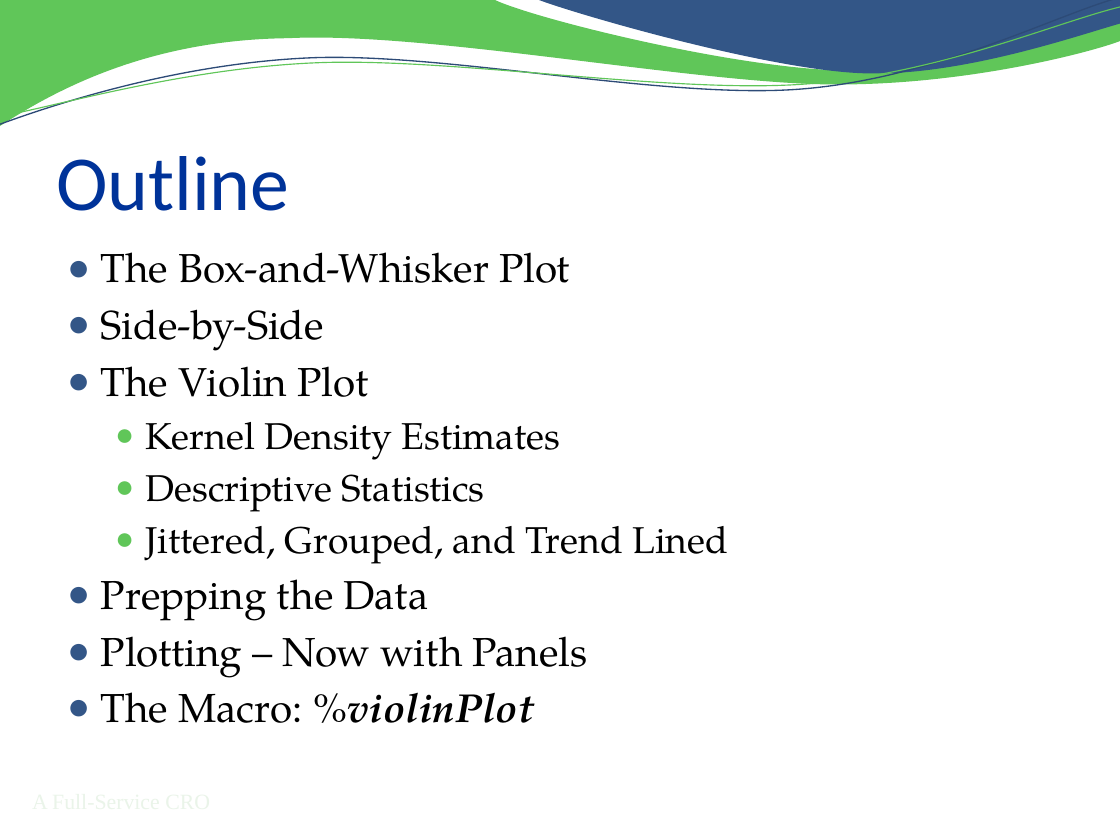
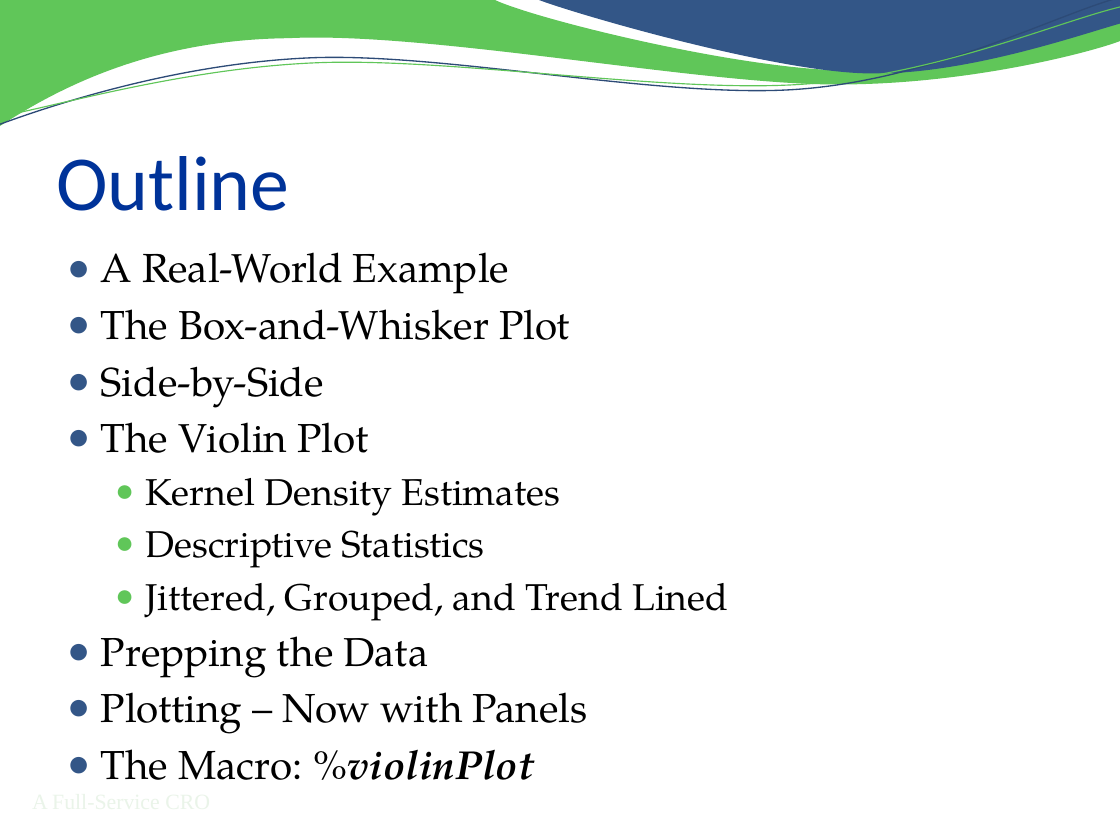
Before and after one commit to RhoInc/sas-violinPlot, a slide deck: slide 2 of doc/Presentation.pptx. Drawn at 1120x840 pixels with LibreOffice and Linux fonts; fonts in the diff are those of the drawing; background and template pictures are left out. Boxes give left, top, right and bottom in pixels: in the first picture for what was removed or moved away, otherwise in the second. Text is boxed around its words. In the diff, an @@ line names an element or a change of style, - is before the commit and + after.

Commit message:
Modify violinPlot to output temporary files to temporary directory and to keep quartile coloring consistent across all plots.  Update presentation with real-world example.

```diff
--- a/doc/Presentation.pptx
+++ b/doc/Presentation.pptx
@@ text at bbox=[101, 252, 509, 294]: paragraph added @@
+● A Real-World Example
```
Also in this commit, not shown: 1 other slide changed, 1 slide added, 1 other file.
